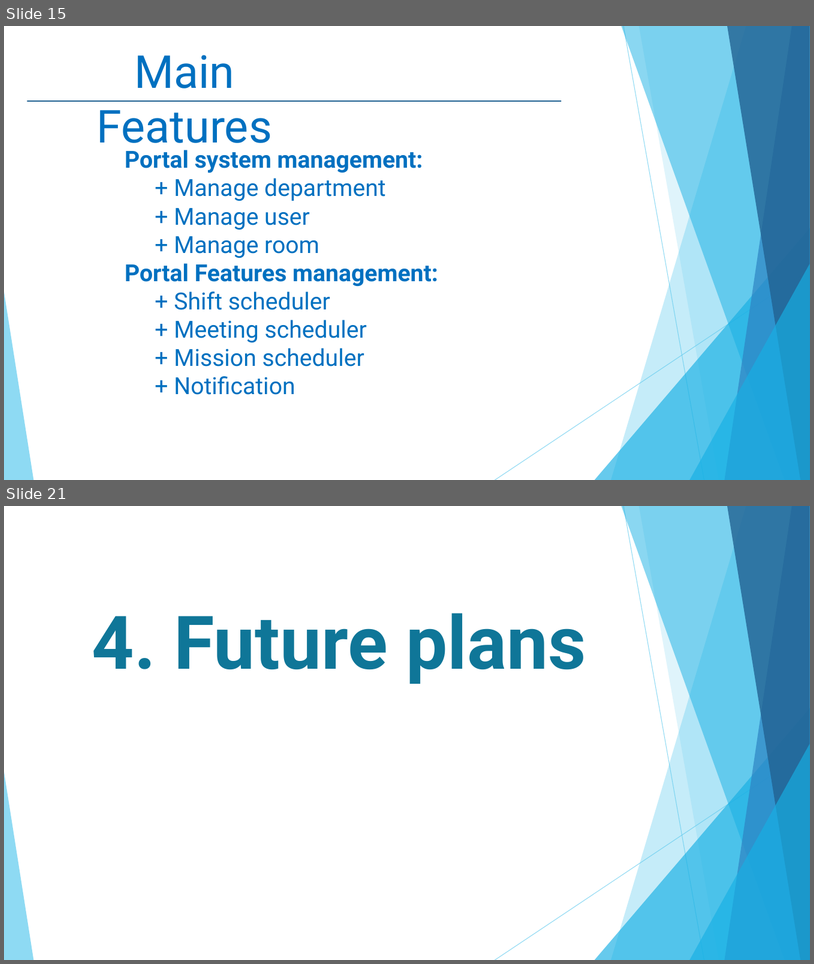
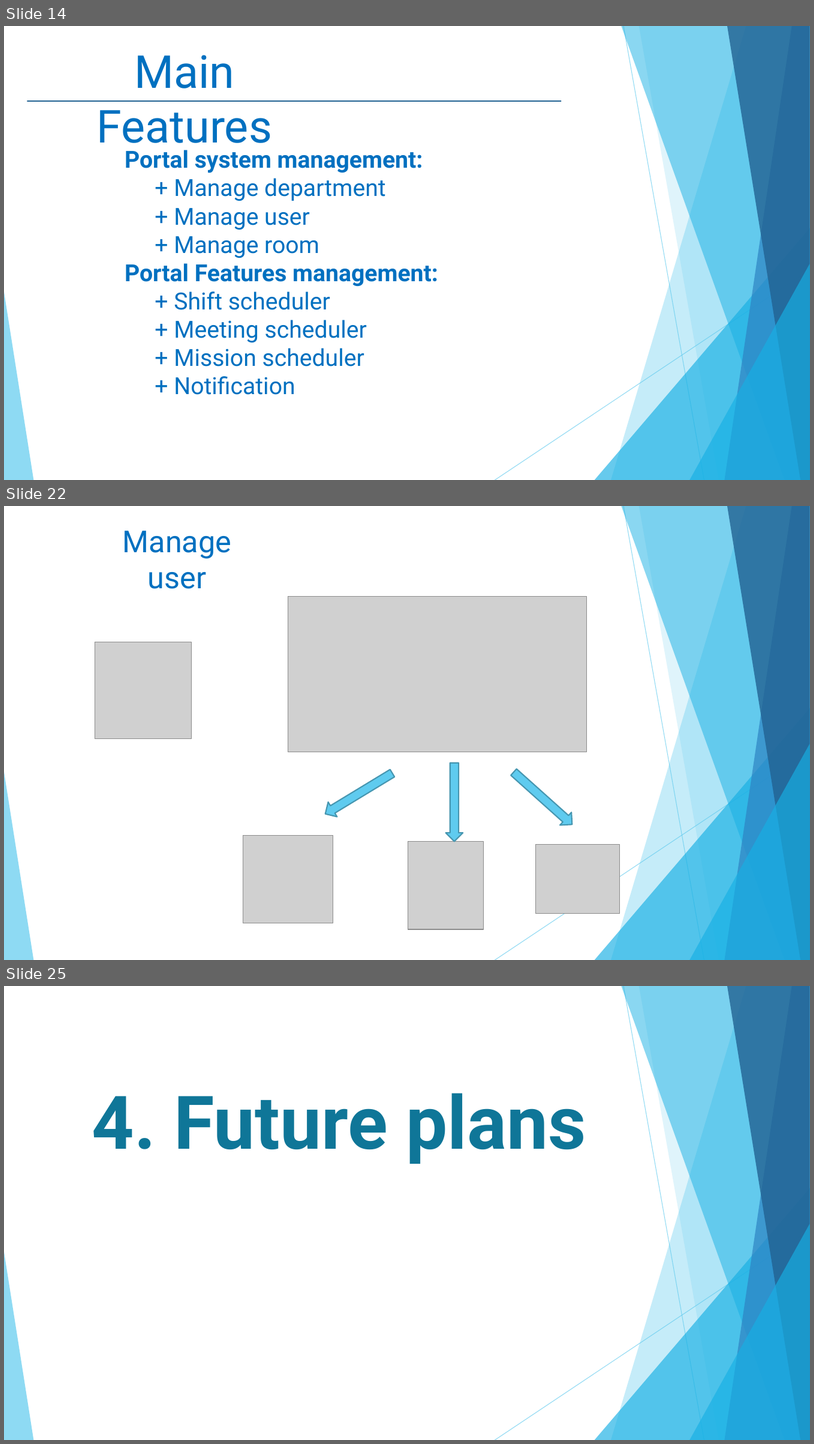
Before and after one commit to linhmimoza/Hospital_PortalExtra, a slide deck: Hospital.pptx. Shown one above the other, each under a label of ours: slides 15 and 21 before the commit, slides 14, 22 and 25 after it; the slides between them are not shown. The pictures are 814x964 and 814x1444 pixels, drawn with LibreOffice and Linux fonts; fonts in the diff are those of the drawing; grey boxes stand for pictures. Boxes give left, top, right and bottom in pixels: in the first picture for what was removed or moved away, otherwise in the second. Text is boxed around its words. In the diff, an @@ line names an element or a change of style, - is before the commit and + after.

```diff
--- a/Hospital.pptx
+++ b/Hospital.pptx
@@ slide 22 added at (4, 506, 810, 960), background #FFFFFF; not listed: 10 template elements that a slide beside it also shows @@
@@ text added at (123, 531, 231, 589), 36 pt, text #0070C0 @@
+Manage user
@@ picture added at (288, 596, 587, 751) @@
@@ picture added at (95, 642, 192, 739) @@
@@ right arrow added at (321, 766, 397, 821), fill #5FCBEF, outline #4696B1 1.5 pt @@
@@ right arrow added at (446, 762, 463, 841), fill #5FCBEF, outline #4696B1 1.5 pt @@
@@ right arrow added at (509, 766, 579, 831), fill #5FCBEF, outline #4696B1 1.5 pt @@
@@ picture added at (243, 835, 333, 923) @@
@@ picture added at (408, 841, 484, 929) @@
@@ picture added at (536, 844, 620, 913) @@
@@ what was slide 15 is now slide 14 @@
@@ what was slide 21 is now slide 25 @@
```
Also in this commit, not shown: 6 slides changed, 7 other slides added, 3 slides removed, 4 other files.
